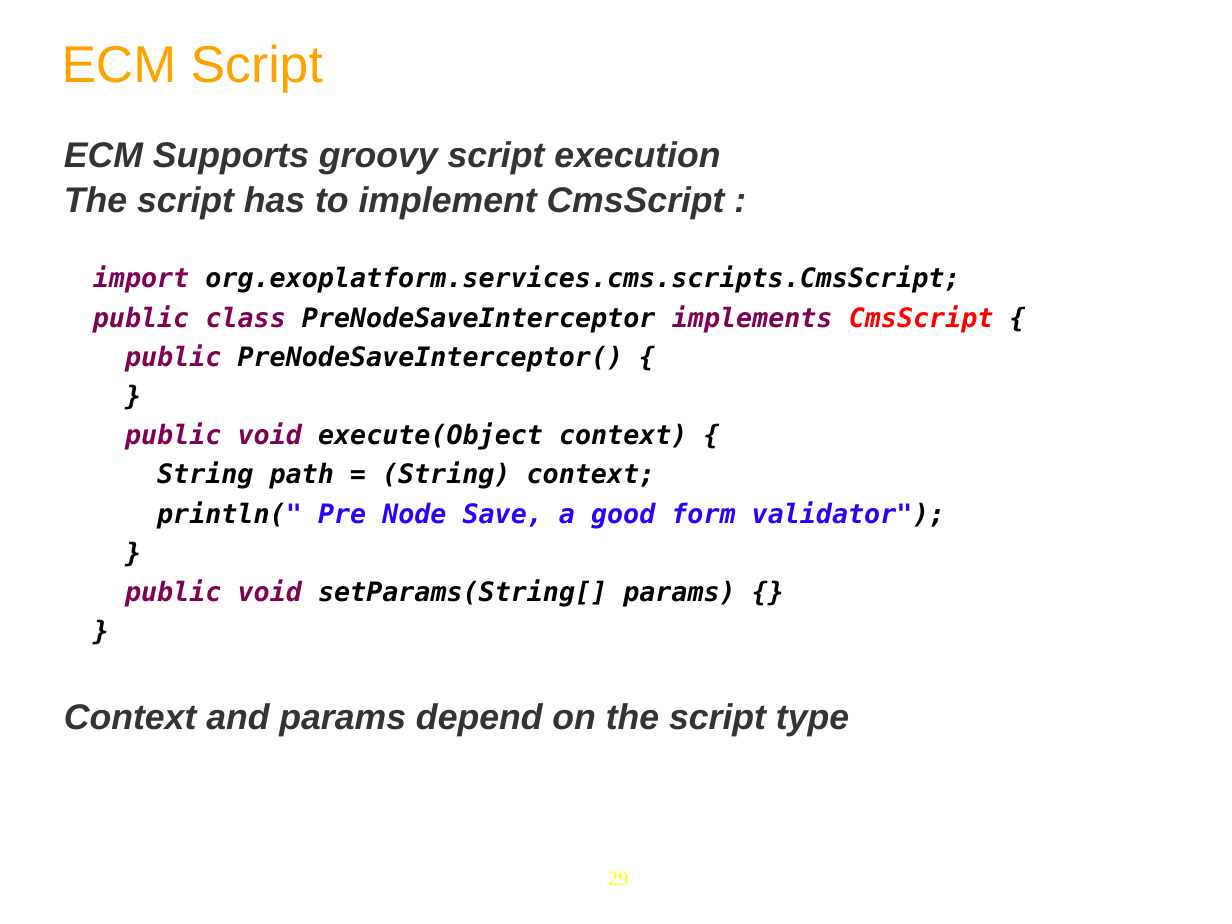
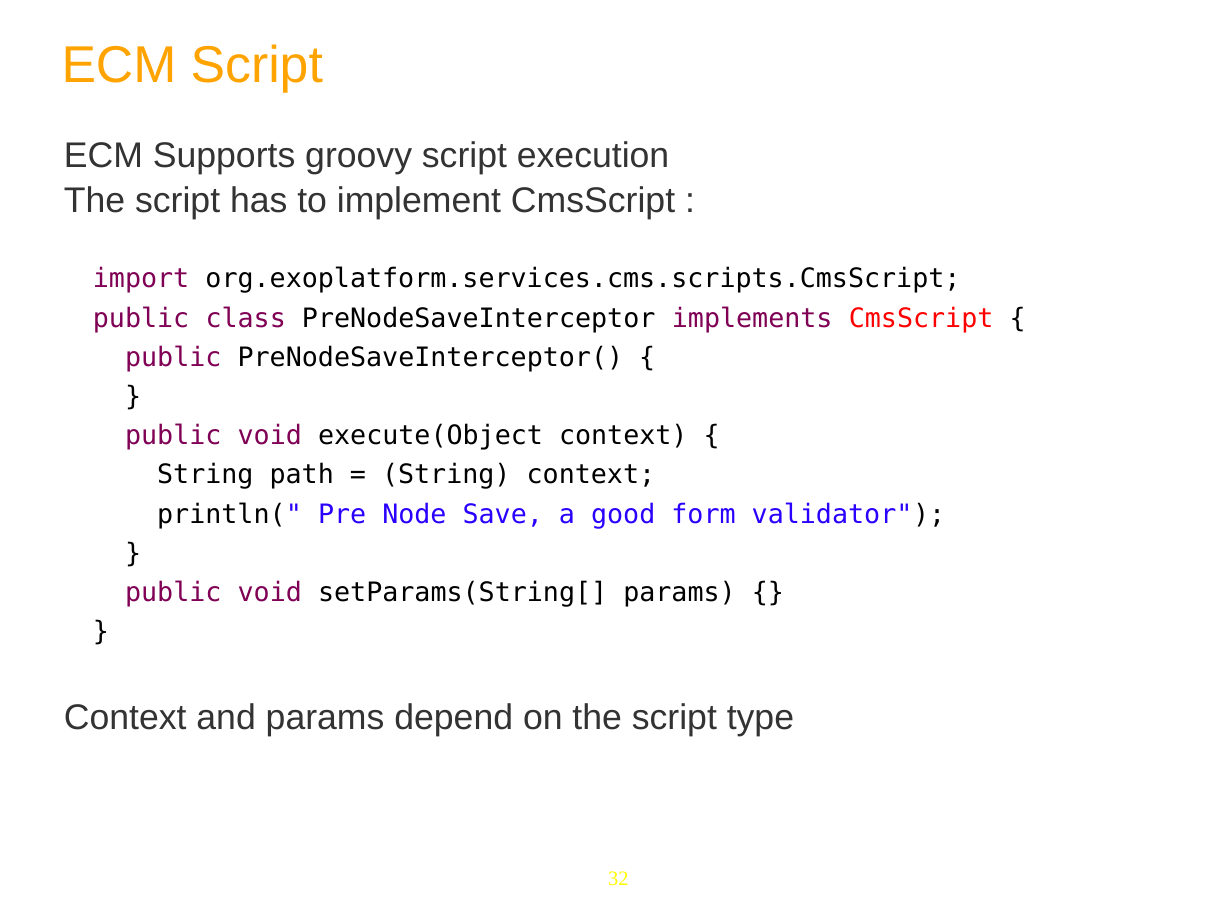
Before and after one commit to anhvurz90/training, a slide deck: slide 32 of exo-developer/460-dms/slides/460-DMS-XDev-en.ppt (slide 29 before the commit). Drawn at 1232x924 pixels with LibreOffice and Linux fonts; fonts in the diff are those of the drawing; background and template pictures are left out. Boxes give left, top, right and bottom in pixels: in the first picture for what was removed or moved away, otherwise in the second. Text is boxed around its words. In the diff, an @@ line names an element or a change of style, - is before the commit and + after.

```diff
--- a/exo-developer/460-dms/slides/460-DMS-XDev-en.ppt
+++ b/exo-developer/460-dms/slides/460-DMS-XDev-en.ppt
@@ text "ECM Supports groovy script execution" at [64,141,994,737]: bold off, italic off @@
@@ page number at [608,871,628,886]: text changed @@
-29
+32
```
Also in this commit, not shown: 23 other slides changed, 4 slides added, 1 slide removed, 10 other files.
